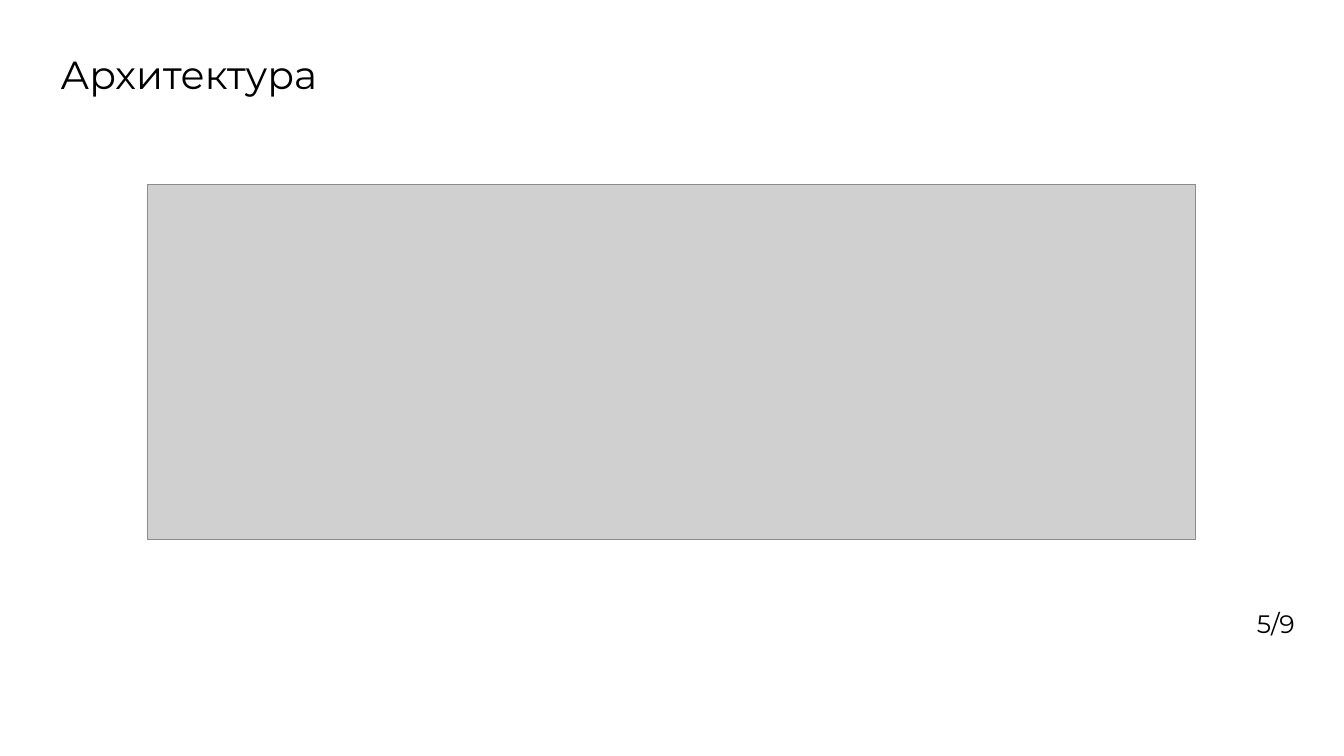
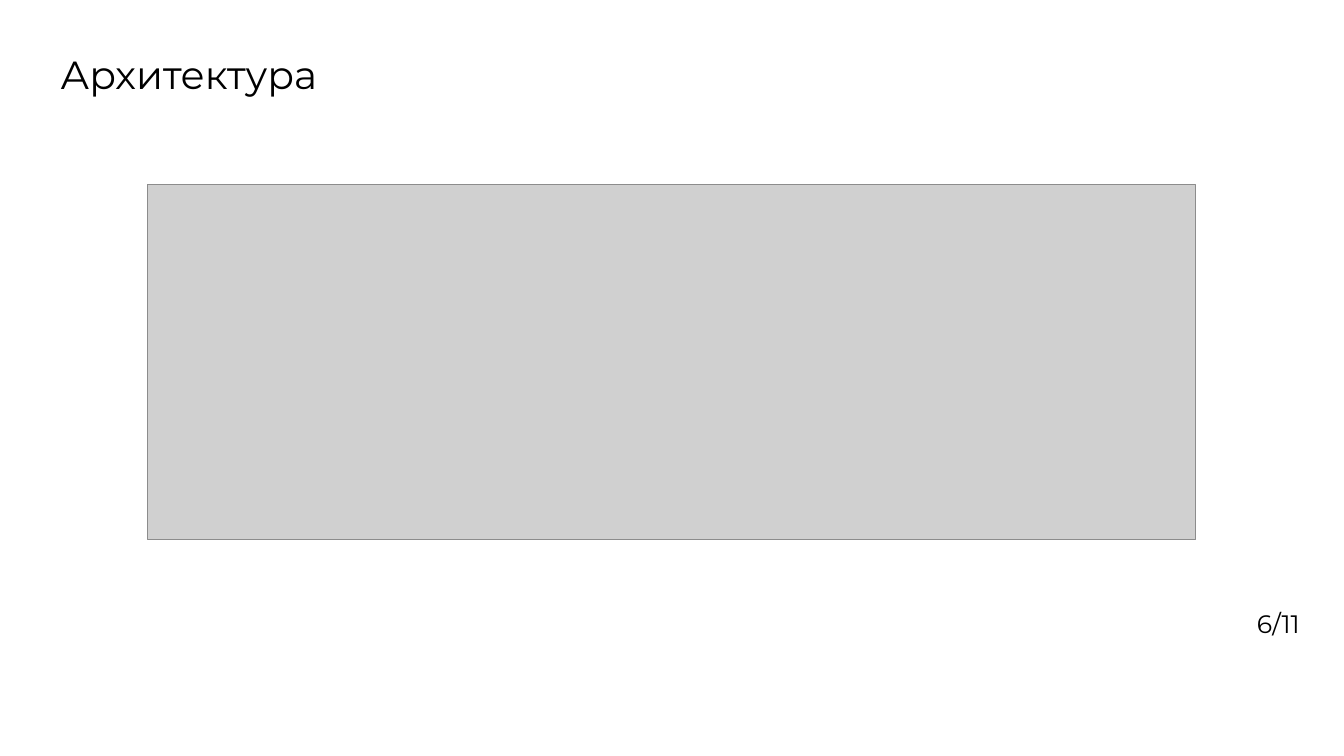
Before and after one commit to NIRMA-PATIENT-INTAKE/disease, a slide deck: slide 6 of presentation materials/КМУ/Егоров М.П, ПогребнойД.А. АРХАРХИТЕКТУРА МОДУЛЯ ЯЗЫКОВОЙ МОДЕЛИ ДЛЯ ПРЕДСКАЗАНИЯ.pptx (slide 5 before the commit). Drawn at 1344x756 pixels with LibreOffice and Linux fonts; fonts in the diff are those of the drawing; grey boxes stand for pictures; background and template pictures are left out. Boxes give left, top, right and bottom in pixels: in the first picture for what was removed or moved away, otherwise in the second. Text is boxed around its words. In the diff, an @@ line names an element or a change of style, - is before the commit and + after.

```diff
--- a/presentation materials/КМУ/Егоров М.П, ПогребнойД.А. АРХАРХИТЕКТУРА МОДУЛЯ ЯЗЫКОВОЙ МОДЕЛИ ДЛЯ ПРЕДСКАЗАНИЯ.pptx
+++ b/presentation materials/КМУ/Егоров М.П, ПогребнойД.А. АРХАРХИТЕКТУРА МОДУЛЯ ЯЗЫКОВОЙ МОДЕЛИ ДЛЯ ПРЕДСКАЗАНИЯ.pptx
@@ text at [1257, 611, 1300, 636]: text changed @@
-5/9
+6/11
```
Also in this commit, not shown: 6 other slides changed, 2 slides added, 2 other files.
